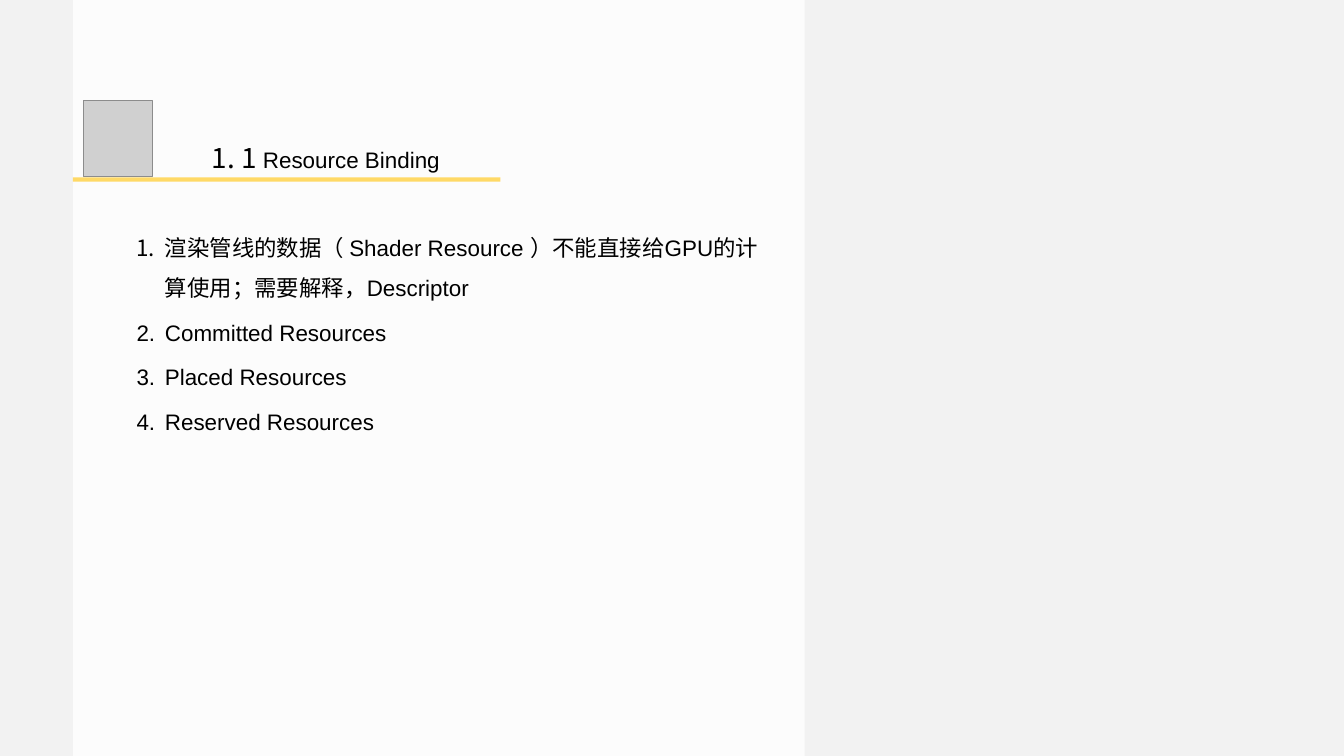
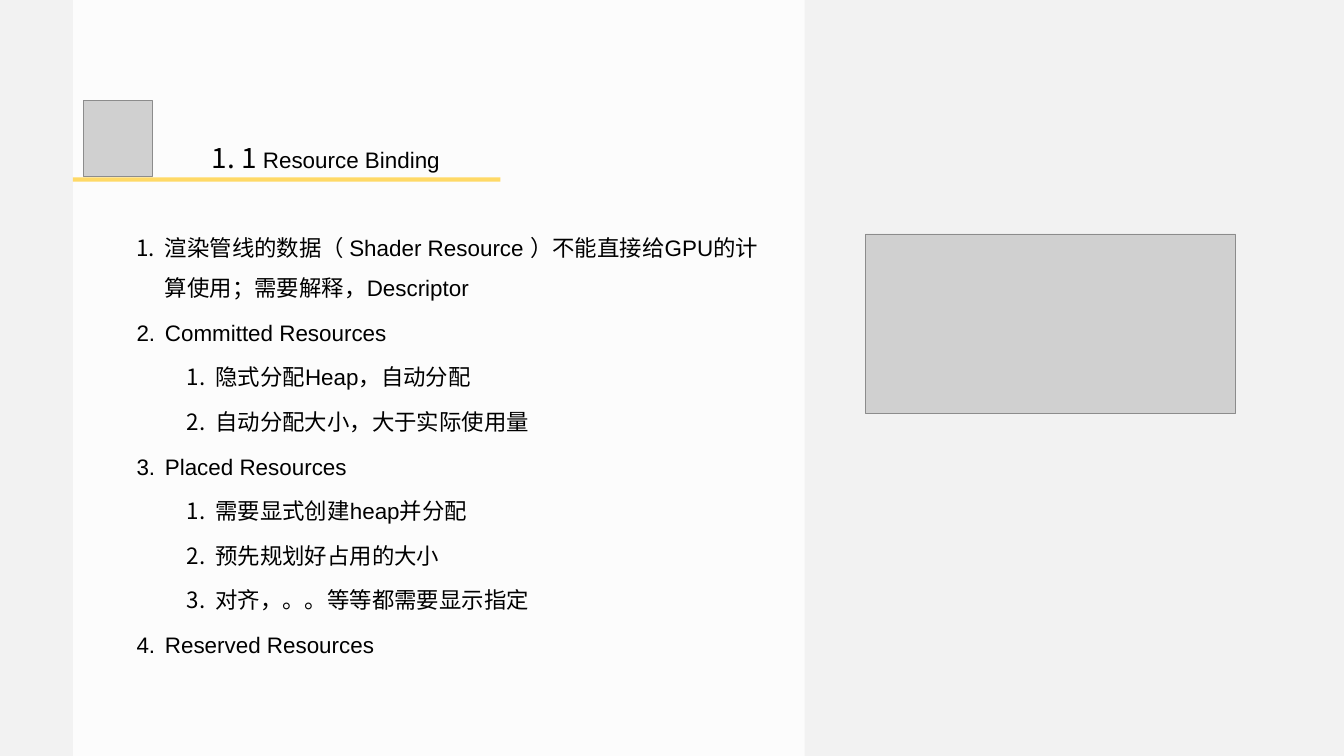
Before and after one commit to doomlover/KSGameEngineTutorials, a slide deck: slide 7 of PPTs/05.深入DX12绘制二.pptx (slide 5 before the commit). Drawn at 1344x756 pixels with LibreOffice and Linux fonts; fonts in the diff are those of the drawing; grey boxes stand for pictures. Boxes give left, top, right and bottom in pixels: in the first picture for what was removed or moved away, otherwise in the second. Text is boxed around its words. In the diff, an @@ line names an element or a change of style, - is before the commit and + after.

```diff
--- a/PPTs/05.深入DX12绘制二.pptx
+++ b/PPTs/05.深入DX12绘制二.pptx
@@ picture added at (865,234,1235,413) @@
@@ text at (215,366,529,433): paragraphs added @@
+  1. 隐式分配Heap，自动分配
+  2. 自动分配大小，大于实际使用量
@@ text at (215,500,529,611): paragraphs added @@
+  1. 需要显式创建heap并分配
+  2. 预先规划好占用的大小
+  3. 对齐，。。等等都需要显示指定
```
Also in this commit, not shown: 13 other slides changed, 4 slides added, 2 slides removed, 1 other file.
